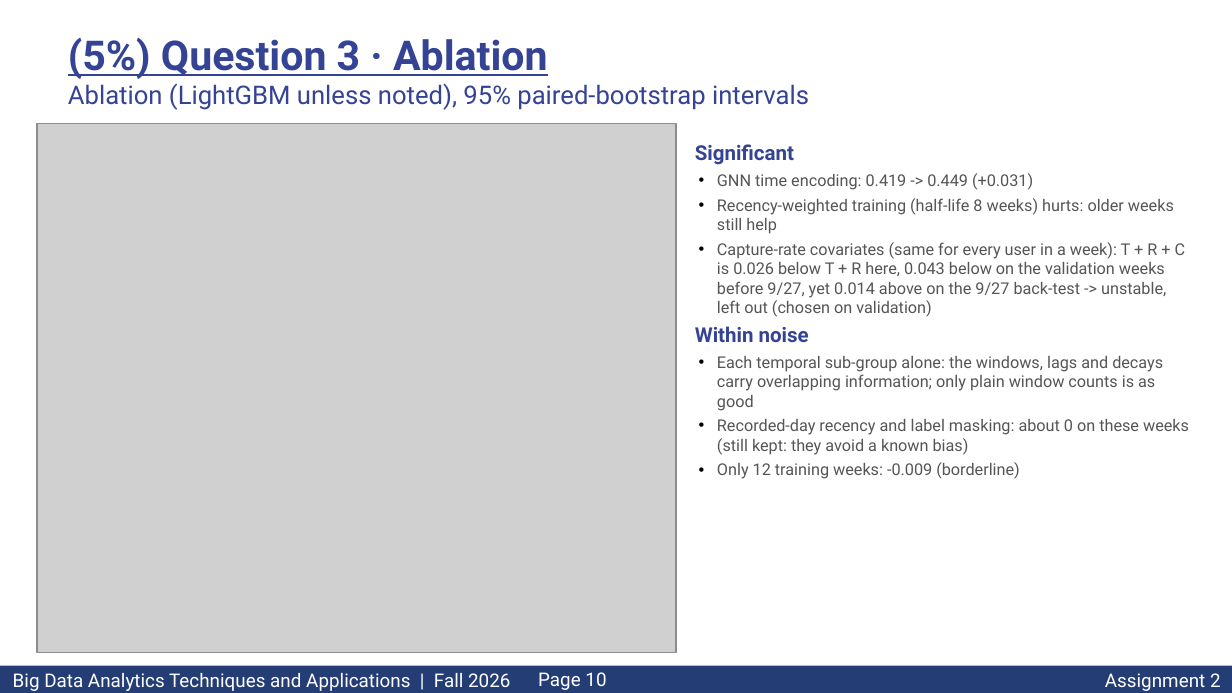
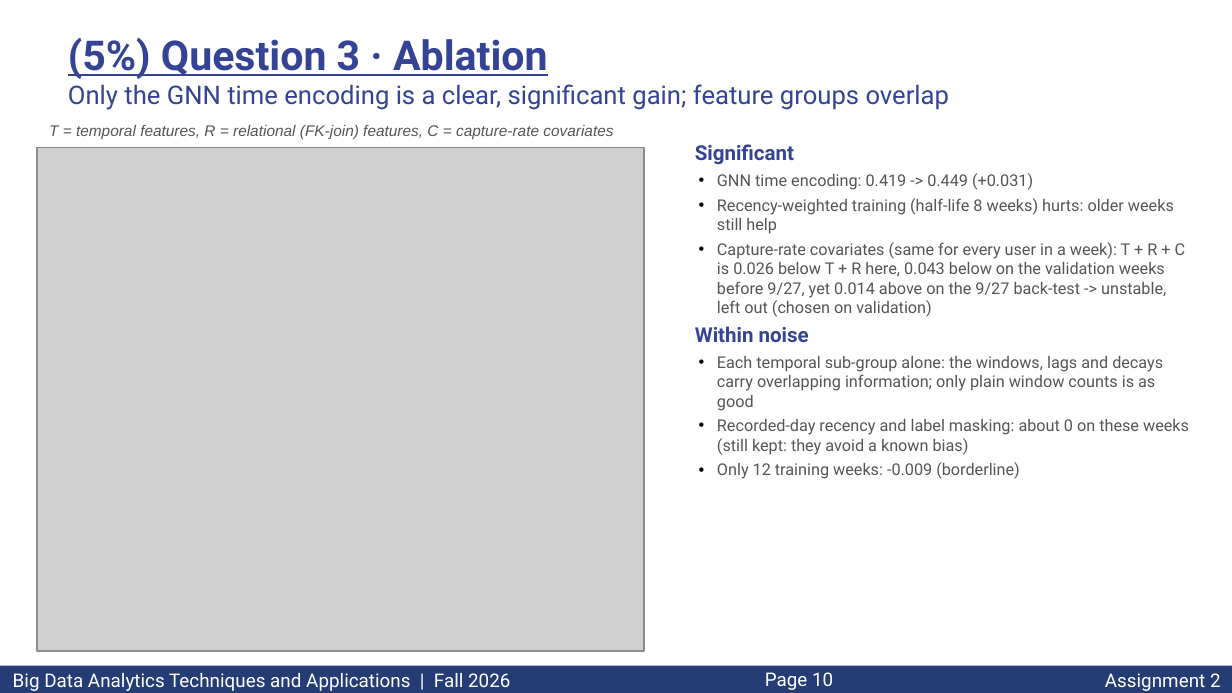
Before and after one commit to hsinyumg13-oss/BigData2026-Assignment2, a slide deck: slide 10 of slides/Asg2_113701031.pptx. Drawn at 1232x693 pixels with LibreOffice and Linux fonts; fonts in the diff are those of the drawing; grey boxes stand for pictures. Boxes give left, top, right and bottom in pixels: in the first picture for what was removed or moved away, otherwise in the second. Text is boxed around its words. In the diff, an @@ line names an element or a change of style, - is before the commit and + after.

```diff
--- a/slides/Asg2_113701031.pptx
+++ b/slides/Asg2_113701031.pptx
@@ text at bbox=[68, 84, 949, 110]: text changed @@
-Ablation (LightGBM unless noted), 95% paired-bootstrap intervals
+Only the GNN time encoding is a clear, significant gain; feature groups overlap
@@ picture: place and size @@
-picture at bbox=[37, 123, 676, 653]
+picture at bbox=[37, 148, 644, 650]
@@ text added at bbox=[49, 125, 613, 139], 9 pt, text #555555, italic @@
+T = temporal features, R = relational (FK-join) features, C = capture-rate covariates
@@ page number: place and size @@
-page number at bbox=[538, 672, 606, 690]
+page number at bbox=[765, 672, 833, 690]
```
Also in this commit, not shown: 15 other slides changed, 3 other files.
